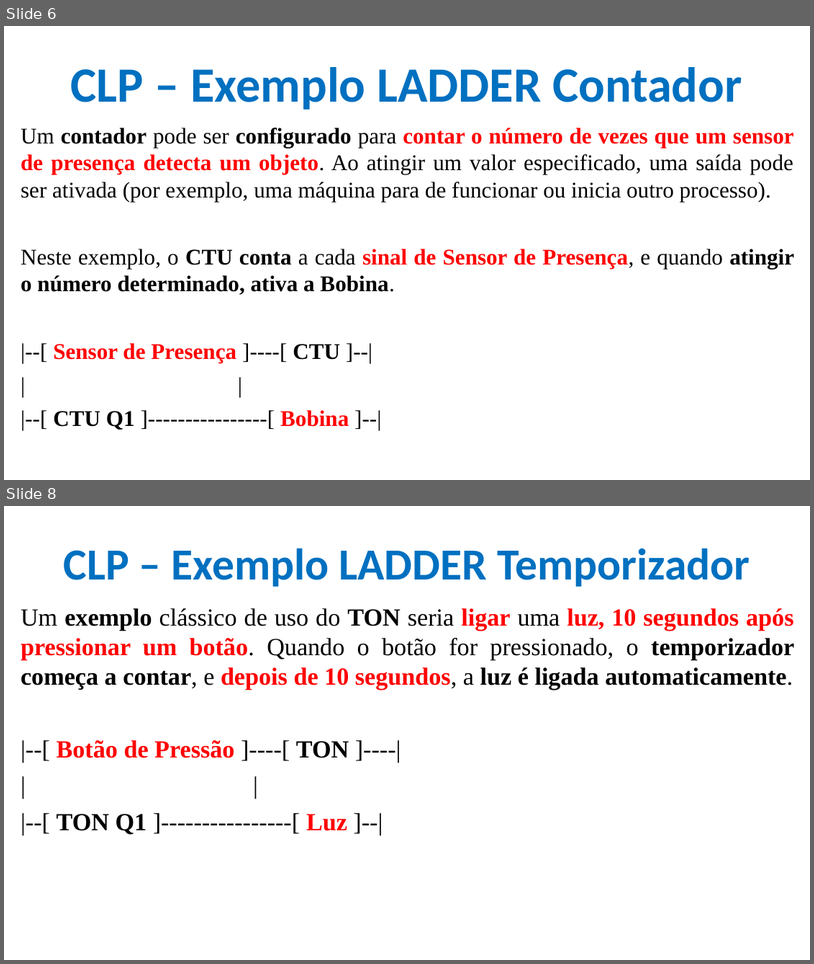
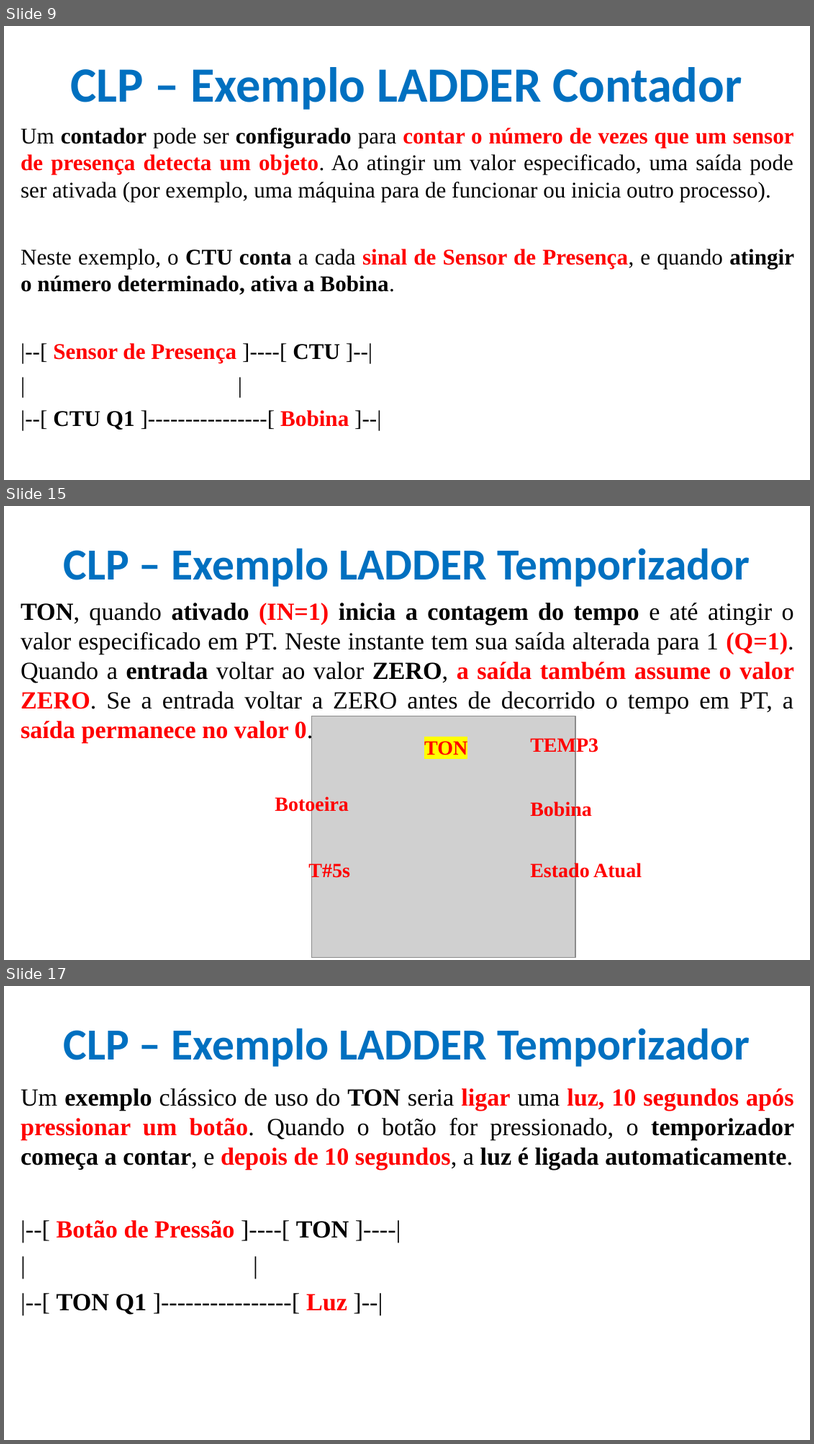
Before and after one commit to CloudEducationBrazil/WydenUniRuyControladoresLogicosProgCLP, a slide deck: 01 Classes/Aula4 - CLP - Programação - Ling LADER Contagem e Temporizadores.pptx. Shown one above the other, each under a label of ours: slides 6 and 8 before the commit, slides 9, 15 and 17 after it; the slides between them are not shown. The pictures are 814x964 and 814x1444 pixels, drawn with LibreOffice and Linux fonts; fonts in the diff are those of the drawing; grey boxes stand for pictures; background and template pictures are left out. Boxes give left, top, right and bottom in pixels: in the first picture for what was removed or moved away, otherwise in the second. Text is boxed around its words. In the diff, an @@ line names an element or a change of style, - is before the commit and + after.

```diff
--- a/01 Classes/Aula4 - CLP - Programação - Ling LADER Contagem e Temporizadores.pptx
+++ b/01 Classes/Aula4 - CLP - Programação - Ling LADER Contagem e Temporizadores.pptx
@@ slide 15 added at <box>4,506,810,960</box>, background picture (left out) @@
@@ title added at <box>64,548,750,587</box>, 39.6 pt, text #0070C0, bold @@
+CLP – Exemplo LADDER Temporizador
@@ text added at <box>21,602,795,743</box>, 22 pt, text #000000 @@
+TON, quando ativado (IN=1) inicia a contagem do tempo e até atingir o valor especificado em PT. Neste instante tem sua saída alterada para 1 (Q=1). Quando a entrada voltar ao valor ZERO, a saída também assume o valor ZERO. Se a entrada voltar a ZERO antes de decorrido o tempo em PT, a saída permanece no valor 0.
@@ picture added at <box>311,716,576,957</box> @@
@@ text added at <box>424,741,468,755</box>, 18 pt, text #FF0000, bold @@
+TON
@@ text added at <box>530,736,599,756</box>, 18 pt, text #FF0000, bold @@
+TEMP3
@@ text added at <box>275,795,349,814</box>, 18 pt, text #FF0000, bold @@
+Botoeira
@@ text added at <box>530,800,592,819</box>, 18 pt, text #FF0000, bold @@
+Bobina
@@ text added at <box>309,861,350,880</box>, 18 pt, text #FF0000, bold @@
+T#5s
@@ text added at <box>530,861,642,880</box>, 18 pt, text #FF0000, bold @@
+Estado Atual
@@ what was slide 6 is now slide 9 @@
@@ what was slide 8 is now slide 17 @@
```
Also in this commit, not shown: 3 slides changed, 8 other slides added.
